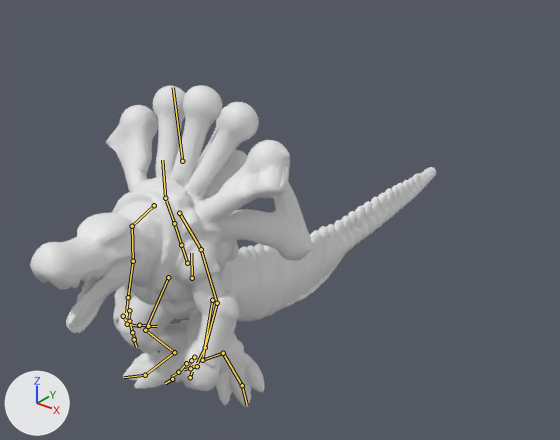
Two versions of the FBX model models/rigged/Walking.fbx, one commit apart.
Rendered twice from a 50 mm camera at (0.0121, -0.0185, 0.0127) aimed at (-0.0017, -0.0012, 0.002). Arrows for +X, +Y and +Z are at lower left; the lights stay in place. The first picture is the older version. Both versions are drawn at frame 32 of the action 'mixamo.com'; the numbers are the values there. The bones that change, and the others that lie on the model, are drawn over the model as lines.

The first picture shows 'textured_mesh'.
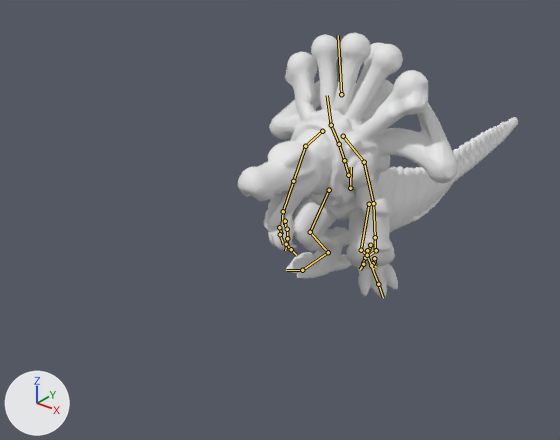
The change in detail:
Bone 'mixamorig:Hips' (bone_mixamorig_hips) moves from (0.007, -0.01, 0.284) to (0.006, -0.006, -0.412).
Bone 'mixamorig:Hips' (bone_mixamorig_hips) turns from (1, 3, -3) to (2, 2, -1) degrees about its own x, y and z.
Bone 'mixamorig:Spine' (bone_mixamorig_spine) turns from (0, 1, 2) to (6, -1, 1) degrees about its own x, y and z.
Bone 'mixamorig:Spine1' (bone_mixamorig_spine1) turns from (0, 1, 0) to (2, -2, 2) degrees about its own x, y and z.
Bone 'mixamorig:Spine2' (bone_mixamorig_spine2) turns from (0, 1, 0) to (2, -2, 2) degrees about its own x, y and z.
Bone 'mixamorig:Neck' (bone_mixamorig_neck) turns from (0, 0, -1) to (0, 2, 0) degrees about its own x, y and z.
Bone 'mixamorig:Head' (bone_mixamorig_head) turns from (3, -3, 2) to (-3, 4, -2) degrees about its own x, y and z.
Bone 'mixamorig:LeftShoulder' (bone_mixamorig_leftshoulder) turns from (2, 10, 12) to (1, 6, 7) degrees about its own x, y and z.
Bone 'mixamorig:LeftArm' (bone_mixamorig_leftarm) turns from (-8, -7, 21) to (-5, 28, 28) degrees about its own x, y and z.
Bone 'mixamorig:LeftForeArm' (bone_mixamorig_leftforearm) turns from (9, 17, -21) to (-2, 0, -44) degrees about its own x, y and z.
Bone 'mixamorig:LeftHand' (bone_mixamorig_lefthand) turns from (-39, 15, -30) to (-11, 1, -22) degrees about its own x, y and z.
Bone 'mixamorig:LeftHandThumb1' (bone_mixamorig_lefthandthumb1) turns from (20, -8, 8) to (6, 10, 3) degrees about its own x, y and z.
Bone 'mixamorig:LeftHandThumb2' (bone_mixamorig_lefthandthumb2) turns from (-9, 0, 7) to (-9, 4, 2) degrees about its own x, y and z.
Bone 'mixamorig:LeftHandThumb3' (bone_mixamorig_lefthandthumb3) turns from (-4, 2, 15) to (-19, 17, 4) degrees about its own x, y and z.
Bone 'mixamorig:LeftHandIndex1' (bone_mixamorig_lefthandindex1) turns from (91, -65, -5) to (52, -54, 17) degrees about its own x, y and z.
Bone 'mixamorig:LeftHandIndex2' (bone_mixamorig_lefthandindex2) turns from (7, -3, 1) to (-36, -26, -38) degrees about its own x, y and z.
Bone 'mixamorig:LeftHandIndex3' (bone_mixamorig_lefthandindex3) turns from (-11, -6, -9) to (1, 0, -4) degrees about its own x, y and z.
Bone 'mixamorig:RightShoulder' (bone_mixamorig_rightshoulder) turns from (5, -5, -7) to (3, -3, -4) degrees about its own x, y and z.
Bone 'mixamorig:RightArm' (bone_mixamorig_rightarm) turns from (1, 13, -17) to (-24, -28, -21) degrees about its own x, y and z.
Bone 'mixamorig:RightForeArm' (bone_mixamorig_rightforearm) turns from (11, -11, 27) to (-5, -1, 31) degrees about its own x, y and z.
Bone 'mixamorig:RightHand' (bone_mixamorig_righthand) turns from (-16, -17, 24) to (-3, 4, 13) degrees about its own x, y and z.
Bone 'mixamorig:RightHandThumb1' (bone_mixamorig_righthandthumb1) turns from (-1, 10, 4) to (4, -12, 4) degrees about its own x, y and z.
Bone 'mixamorig:RightHandThumb2' (bone_mixamorig_righthandthumb2) turns from (0, -22, 1) to (-11, 3, 9) degrees about its own x, y and z.
Bone 'mixamorig:RightHandThumb3' (bone_mixamorig_righthandthumb3) turns from (16, 5, -11) to (-3, 9, -5) degrees about its own x, y and z.
Bone 'mixamorig:RightHandIndex1' (bone_mixamorig_righthandindex1) turns from (1, -15, -41) to (-17, -23, -30) degrees about its own x, y and z.
Bone 'mixamorig:RightHandIndex2' (bone_mixamorig_righthandindex2) turns from (100, 3, 6) to (69, -28, 19) degrees about its own x, y and z.
Bone 'mixamorig:RightHandIndex3' (bone_mixamorig_righthandindex3) turns from (-28, -11, -28) to (-18, -12, -33) degrees about its own x, y and z.
Bone 'mixamorig:LeftUpLeg' (bone_mixamorig_leftupleg) turns from (26, -13, -18) to (30, -17, -23) degrees about its own x, y and z.
Bone 'mixamorig:LeftLeg' (bone_mixamorig_leftleg) turns from (-56, 2, 20) to (-50, 3, 16) degrees about its own x, y and z.
Bone 'mixamorig:LeftFoot' (bone_mixamorig_leftfoot) turns from (5, 14, 17) to (2, 16, 16) degrees about its own x, y and z.
Bone 'mixamorig:LeftToeBase' (bone_mixamorig_lefttoebase) turns from (3, -1, -1) to (6, -5, 1) degrees about its own x, y and z.
Bone 'mixamorig:RightUpLeg' (bone_mixamorig_rightupleg) turns from (23, 16, 31) to (22, 14, 28) degrees about its own x, y and z.
Bone 'mixamorig:RightLeg' (bone_mixamorig_rightleg) turns from (-24, -4, -10) to (-23, 0, -12) degrees about its own x, y and z.
Bone 'mixamorig:RightFoot' (bone_mixamorig_rightfoot) turns from (14, -14, -21) to (14, -9, -17) degrees about its own x, y and z.

Changed parts and their boxes (x1, y1, x2, y2) in the pictures (560 x 440 px):
'textured_mesh', posed (31% narrower, 17% shorter): before (30, 85, 436, 407); after (238, 33, 518, 299)
bone 'mixamorig:Hips', root to tip: before (192, 278) to (191, 253); after (350, 188) to (351, 167)
bone 'mixamorig:Spine', root to tip: before (187, 263) to (181, 245); after (348, 175) to (344, 160)
bone 'mixamorig:Spine1', root to tip: before (181, 245) to (174, 223); after (344, 160) to (339, 144)
bone 'mixamorig:Spine2', root to tip: before (174, 223) to (166, 201); after (339, 144) to (332, 127)
bone 'mixamorig:Neck', root to tip: before (165, 198) to (162, 160); after (331, 125) to (327, 95)
bone 'mixamorig:Head', root to tip: before (182, 161) to (173, 87); after (341, 94) to (338, 35)
bone 'mixamorig:LeftShoulder', root to tip: before (179, 213) to (201, 249); after (343, 136) to (364, 162)
bone 'mixamorig:LeftArm', root to tip: before (201, 249) to (217, 303); after (364, 162) to (373, 203)
bone 'mixamorig:LeftForeArm', root to tip: before (217, 303) to (205, 347); after (373, 203) to (375, 237)
bone 'mixamorig:LeftHand', root to tip: before (205, 347) to (197, 363); after (375, 237) to (375, 249)
bone 'mixamorig:LeftHandThumb1', root to tip: before (194, 357) to (188, 365); after (370, 245) to (369, 251)
bone 'mixamorig:LeftHandThumb2', root to tip: before (186, 363) to (178, 372); after (367, 250) to (365, 257)
bone 'mixamorig:LeftHandThumb3', root to tip: before (178, 372) to (171, 377); after (365, 257) to (362, 263)
bone 'mixamorig:LeftHandIndex1', root to tip: before (197, 366) to (184, 369); after (376, 250) to (368, 256)
bone 'mixamorig:LeftHandIndex2', root to tip: before (190, 377) to (192, 371); after (374, 258) to (375, 264)
bone 'mixamorig:LeftHandIndex3', root to tip: before (190, 368) to (194, 365); after (373, 263) to (376, 267)
bone 'mixamorig:RightShoulder', root to tip: before (154, 205) to (132, 226); after (322, 131) to (305, 146)
bone 'mixamorig:RightArm', root to tip: before (132, 226) to (133, 261); after (305, 146) to (293, 181)
bone 'mixamorig:RightForeArm', root to tip: before (133, 261) to (128, 297); after (293, 181) to (283, 211)
bone 'mixamorig:RightHand', root to tip: before (128, 297) to (126, 312); after (283, 211) to (282, 224)
bone 'mixamorig:RightHandThumb1', root to tip: before (129, 310) to (129, 320); after (285, 221) to (286, 229)
bone 'mixamorig:RightHandThumb2', root to tip: before (129, 321) to (132, 332); after (287, 229) to (288, 238)
bone 'mixamorig:RightHandThumb3', root to tip: before (132, 332) to (135, 339); after (287, 238) to (287, 244)
bone 'mixamorig:RightHandIndex1', root to tip: before (123, 316) to (128, 323); after (279, 227) to (282, 234)
bone 'mixamorig:RightHandIndex2', root to tip: before (127, 324) to (140, 326); after (280, 234) to (283, 244)
bone 'mixamorig:RightHandIndex3', root to tip: before (139, 325) to (148, 325); after (286, 244) to (291, 249)
bone 'mixamorig:LeftUpLeg', root to tip: before (212, 300) to (202, 360); after (369, 204) to (361, 250)
bone 'mixamorig:LeftLeg', root to tip: before (202, 360) to (223, 353); after (361, 250) to (367, 255)
bone 'mixamorig:LeftFoot', root to tip: before (223, 353) to (242, 385); after (367, 255) to (378, 284)
bone 'mixamorig:LeftToeBase', root to tip: before (242, 385) to (247, 405); after (378, 284) to (383, 297)
bone 'mixamorig:RightUpLeg', root to tip: before (168, 277) to (145, 330); after (329, 190) to (310, 232)
bone 'mixamorig:RightLeg', root to tip: before (145, 330) to (174, 352); after (310, 232) to (328, 252)
bone 'mixamorig:RightFoot', root to tip: before (174, 352) to (145, 375); after (328, 252) to (302, 270)
